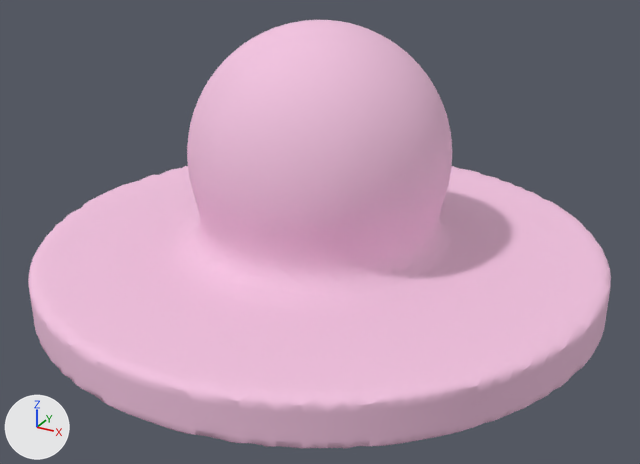
Two versions of the glTF model apps/quest-universal-qr-scanner/android-mr/app/src/main/assets/models/lotus.glb, one commit apart.
The view is the same before and after, from a 50 mm lens placed at (1.4, -2.54, 1.48), pointed at (0.05, -0.08, 0.25). Arrows for +X, +Y and +Z are at lower left; the lights stay in place. The picture after the commit comes second.

Objects in the first picture: 'lotus'.
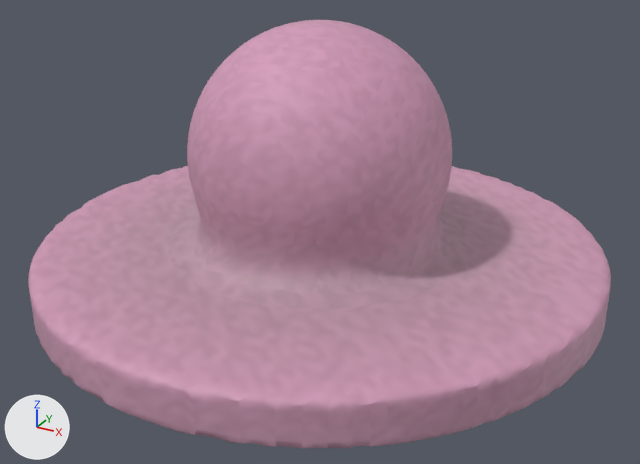
Edits to the bpy script that builds the scene:
```text
Change mat_lotus_mat:
    where n0 = _N.new('ShaderNodeBsdfPrincipled'); n0.name = 'Principled BSDF'
    remove n0.inputs[0].default_value = (0.9, 0.55, 0.75, 1.0)  # 'Base Color', pink #f3c4e1
    n0.inputs[2].default_value: 0.85 -> 0.6  # 'Roughness'
    add n2 = _N.new('ShaderNodeMix'); n2.name = 'Mix'
    add n2.data_type = 'RGBA'
    add n2.blend_type = 'MULTIPLY'
    add n2.inputs[0].default_value = 1.0  # 'Factor'
    add n2.inputs[7].default_value = (0.9, 0.55, 0.75, 1.0)  # 'B', pink #f3c4e1
    add n3 = _N.new('ShaderNodeVertexColor'); n3.name = 'Color Attribute'
    add _L.new(n2.outputs[2], n0.inputs[0])  # 'Result' to 'Base Color'
    add _L.new(n3.outputs[0], n2.inputs[6])  # 'Color' to 'A'
Change me_lotus:
    where me_lotus.from_pydata(...)  # 12632 vertices, 25260 faces; spans x -1.0..1.0, y -1.0..1.0, z -0.02..0.95
    used by ob_lotus; location = (0.0, 0.0, 0.0)
    me_lotus part 1: vertex colours changed
```

What differs and where, as boxes [x1, y1, x2, y2] in the pictures (640 x 464 px):
'lotus', recoloured (darker): [28, 20, 611, 449] in both
